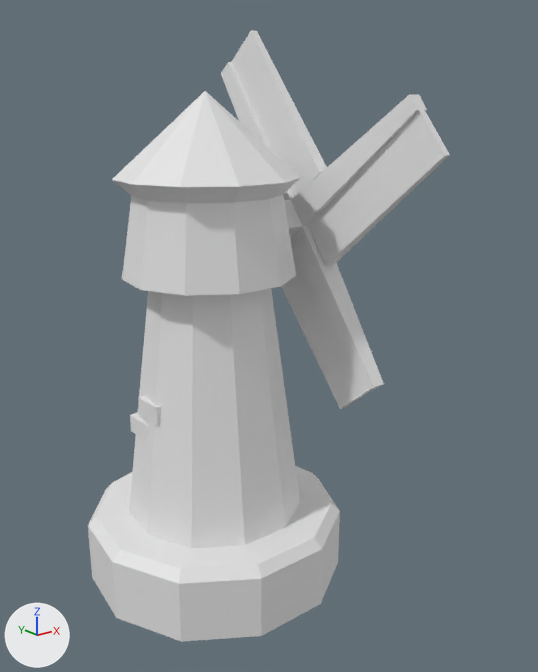
An edit to the Blender file assets/models/buildings/windmill.blend, drawn before and after from the same camera.
Rendered twice from a 50 mm camera at (-8.55, -12.67, 9.6) aimed at (0.93, -0.82, 4.86). Arrows for +X, +Y and +Z are at lower left; the lights stay in place. The first picture is the older version.
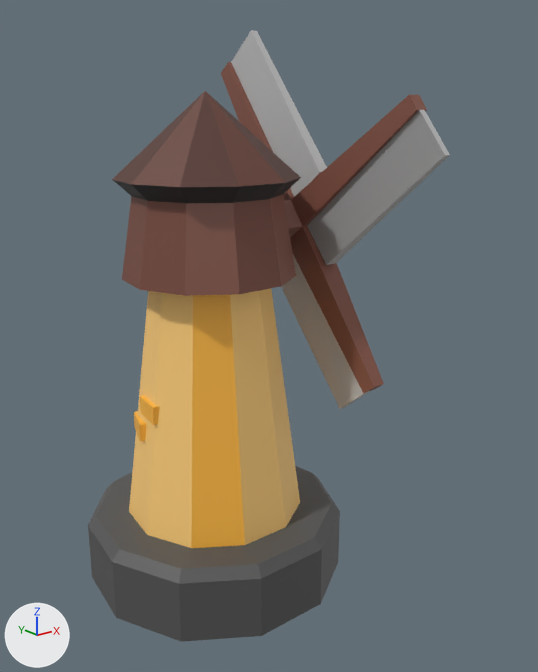
What differs and where, as boxes (x1, y1, x2, y2) in the pictures (538 x 672 px):
'Cylinder', recoloured, surface changed (darker): (88, 91, 340, 642) in both
'Cube.003', recoloured, surface changed (darker): (221, 30, 450, 409) in both
'Cube.002', recoloured, turned: before (138, 396, 161, 425); after (140, 395, 160, 425)
'Cube.001', recoloured, turned: before (130, 413, 148, 440); after (134, 411, 147, 442)

The edits, one by one:
Picture 'color-palette.png' (img_color_palette_png) is new.
Material 'Material' (mat_material) is new.
Its texture is img_color_palette_png.
me_cylinder_008 has 89 vertices, 89 faces and spans x -1.0..1.0, y -1.0..1.0, z -1.0..14.5.
me_cylinder_008 is used by ob_cylinder; location (0.0, 0.0, 0.0); scale (2.86, 2.86, 0.675).
me_cylinder_008 part 1: texture (UV) coordinates of 89 of 89 faces, centred in x -0.9..0.9, y -1.0..0.9, z -1.0..12.9, changed; they spanned u 0.0..1.0, v 0.02..1.0 and now span u 0.36..0.97, v 0.09..0.48.
me_cylinder_008 gains material mat_material (picture img_color_palette_png).
me_cube_022 has 8 vertices, 6 faces and spans x -1.0..1.0, y -1.0..1.0, z -1.0..1.0.
me_cube_022 gains material mat_material (picture img_color_palette_png).
me_cube_023 has 8 vertices, 6 faces and spans x -1.0..1.0, y -1.0..1.0, z -1.0..1.0.
me_cube_023 gains material mat_material (picture img_color_palette_png).
me_cube_024 has 68 vertices, 66 faces and spans x -4.6..3.6, y -12.5..12.5, z -12.5..12.5.
me_cube_024 is used by ob_cube_003; location (1.81, 0.0, 7.09); rotation (-0.653, 0.0, 0.0), in degrees (-37, 0, 0); scale (0.334, 0.334, 0.334).
me_cube_024 part 2: texture (UV) coordinates of 66 of 66 faces, centred in x -4.6..3.6, y -12.5..12.5, z -12.5..12.4, changed; they spanned u 0.12..0.88, v 0.0..1.0 and now span u 0.59..0.74, v 0.15..0.37.
me_cube_024 gains material mat_material (picture img_color_palette_png).
Object 'Cube.001' (ob_cube_001) turns from (0, 0, 0) to (0, 0, -19) degrees about x, y and z.
Object 'Cube.002' (ob_cube_002) turns from (0, 0, 0) to (0, 0, -8.1) degrees about x, y and z.
